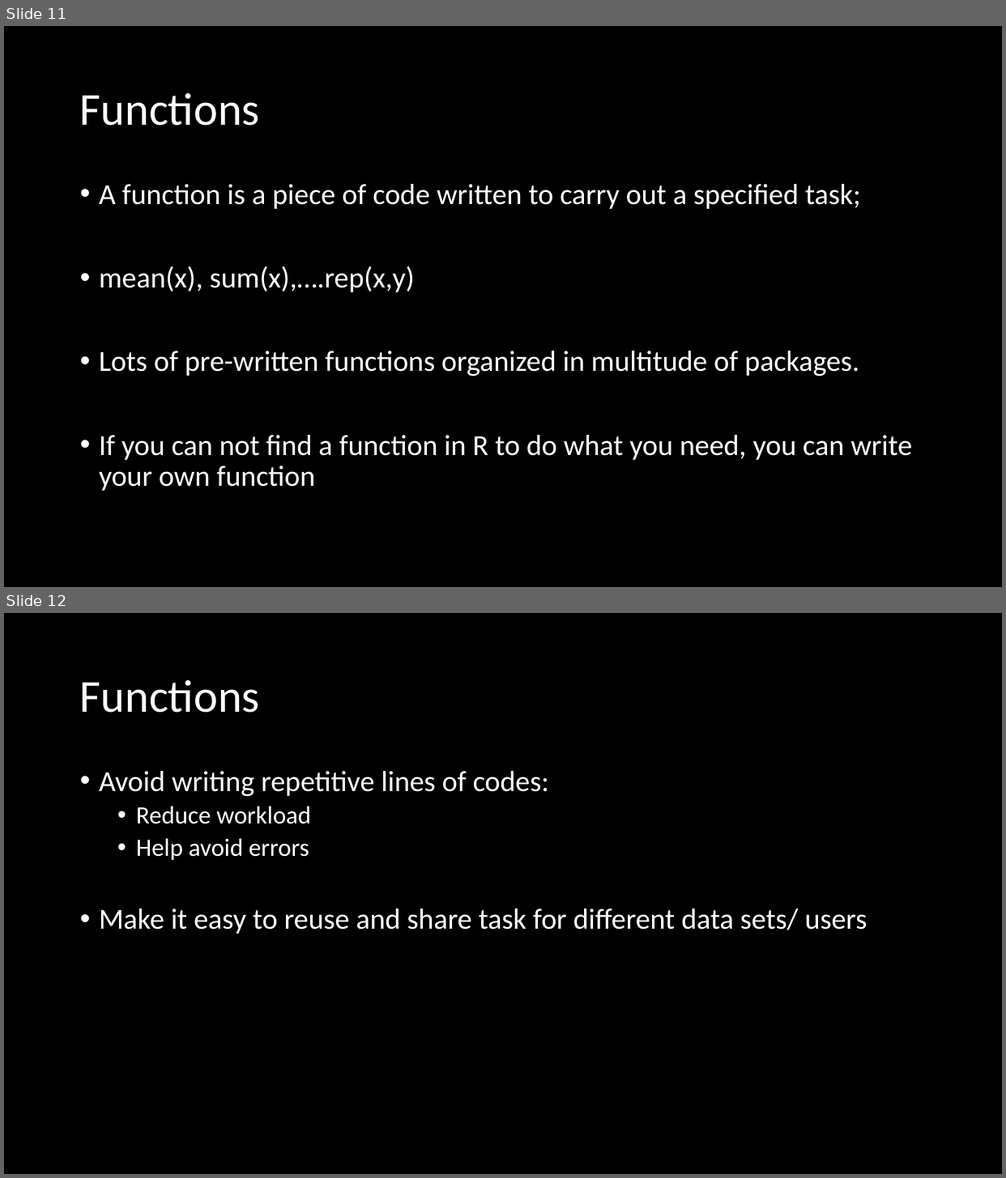
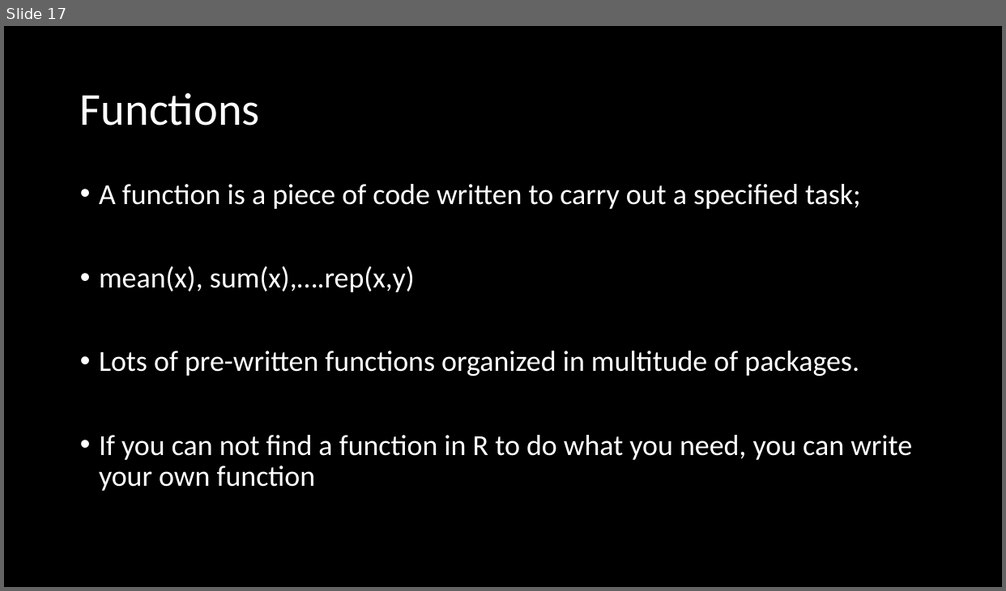
Before and after one commit to brooklabteam/E2M2, a slide deck: E2M2-2020/Lectures-ppt/R_Bootcamp_forLoopsFunctionsIfElse.pptx. Shown one above the other, each under a label of ours: slides 11 and 12 before the commit, slide 17 after it. The pictures are 1006x1178 and 1006x591 pixels, drawn with LibreOffice and Linux fonts; fonts in the diff are those of the drawing. Boxes give left, top, right and bottom in pixels: in the first picture for what was removed or moved away, otherwise in the second. Text is boxed around its words. In the diff, an @@ line names an element or a change of style, - is before the commit and + after.

```diff
--- a/E2M2-2020/Lectures-ppt/R_Bootcamp_forLoopsFunctionsIfElse.pptx
+++ b/E2M2-2020/Lectures-ppt/R_Bootcamp_forLoopsFunctionsIfElse.pptx
@@ slide 12 removed at [4,613,1002,1174], background #000000 @@
@@ title removed at [80,680,260,713] @@
-Functions
@@ text removed at [99,771,867,934] @@
-• Avoid writing repetitive lines of codes:
-  • Reduce workload
-  • Help avoid errors
-• Make it easy to reuse and share task for different data sets/ users
@@ what was slide 11 is now slide 17 @@
```
Also in this commit, not shown: 3 slides changed, 20 slides added, 1 other slide removed, 13 other files.
